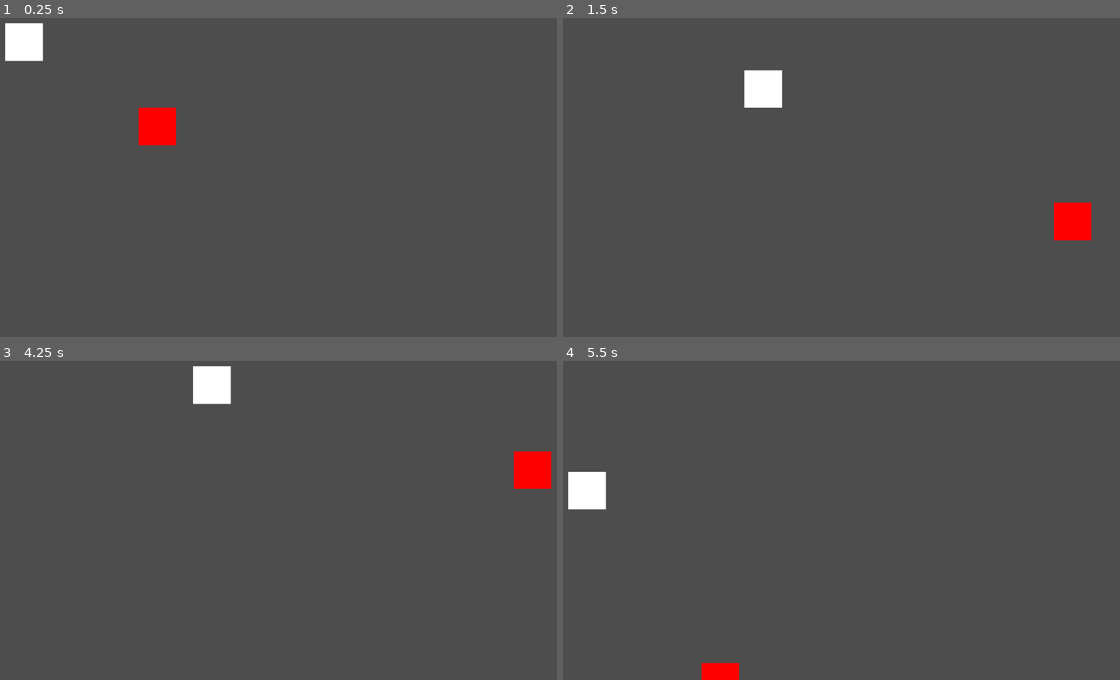
Above: before the commit, frames 1-4 (two rows, left to right).
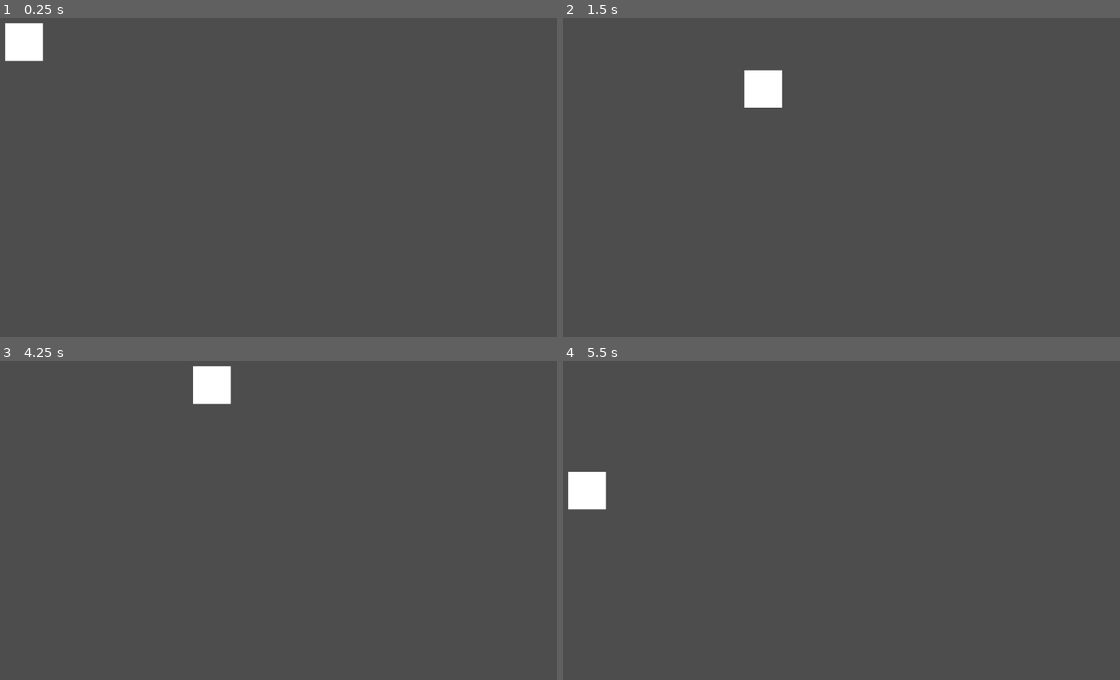
Above: after the commit, the same moments.

Repository: J-Abitria/2025-crimson-game-jam
Game: Godot game, scene res://PartyRoom.tscn
The game is run twice, just before and just after one commit, with the same random seed, the same clock (stepped at 60 frames per second) and the same inputs.
Inputs (mouse positions are in pixels of both pictures, inside the frame that each line leads up to):
- Up to frame 1 (0.25 s): no input
- Up to frame 2 (1.5 s): tap Enter at 0.5 s; move the mouse to (941, 126) at 0.52 s; hold D (moveRight) 0.53-1.28 s; tap E (interact, bound only after the commit) at 0.6 s; move the mouse to (657, 164) at 1.27 s; hold S (moveDown) from 1.28 s (still down); click (657, 164) at 1.35 s
- Up to frame 3 (4.25 s): tap E (interact, bound only after the commit) at 1.55, 2.1, 2.85, 3.8 s; move the mouse to (295, 405) at 2.02 s; release S (moveDown) at 2.03 s; hold D (moveRight) 2.03-2.78 s; move the mouse to (194, 565) at 2.77 s; hold W (moveUp) 2.78-3.53 s; move the mouse to (434, 546) at 3.52 s; press the mouse at (434, 546) at 3.53 s; hold A (moveLeft) from 3.53 s (still down)
- Up to frame 4 (5.5 s): move the mouse to (590, 434) at 4.27 s; release the mouse at (590, 434) at 4.28 s; tap E (interact, bound only after the commit) at 4.35, 5.1 s; move the mouse to (824, 488) at 5.02 s; release A (moveLeft) at 5.03 s; hold S (moveDown) from 5.03 s (still down)

The runs differ from the first frame. In frame 1, 0.8% of the frame differs, in the area x 24-32%, y 28-41%; in frame 2, 0.8%; in frame 3, 0.8%; in frame 4, 0.4%.

Commit message:
Added in scripts from development-james branch manually.

Diff:
--- a/2025-crimson-game-jam/PartyRoom.tscn
+++ b/2025-crimson-game-jam/PartyRoom.tscn
@@ -1,6 +1,7 @@
-[gd_scene load_steps=11 format=3 uid="uid://yoieidt4msl4"]
+[gd_scene load_steps=12 format=3 uid="uid://yoieidt4msl4"]
 
 [ext_resource type="Script" uid="uid://141yoj501ngr" path="res://Scripts/Player.gd" id="1_in1t5"]
+[ext_resource type="Script" uid="uid://cmbvptrqdaqep" path="res://Scripts/InteractionHitbox.gd" id="2_udgup"]
 
 [sub_resource type="Gradient" id="Gradient_in1t5"]
 offsets = PackedFloat32Array(1)
@@ -34,6 +35,7 @@
 [node name="Player" type="CharacterBody2D" parent="."]
 position = Vector2(227, 145)
 script = ExtResource("1_in1t5")
+speed = null
 
 [node name="Sprite2D" type="Sprite2D" parent="Player"]
 texture = SubResource("GradientTexture2D_udgup")
@@ -43,6 +45,7 @@
 shape = SubResource("RectangleShape2D_hxfrn")
 
 [node name="InteractionHitbox" type="Area2D" parent="Player"]
+script = ExtResource("2_udgup")
 
 [node name="Sprite2D" type="Sprite2D" parent="Player/InteractionHitbox"]
 texture = SubResource("GradientTexture2D_uxlj3")
--- /dev/null
+++ b/2025-crimson-game-jam/Scripts/GlobalSignals.gd
@@ -0,0 +1,7 @@
+class_name GlobalSignals extends Node
+
+@warning_ignore("unused_signal")
+signal promptNPC
+
+func _ready():
+	pass
--- /dev/null
+++ b/2025-crimson-game-jam/Scripts/InteractionHitbox.gd
@@ -0,0 +1,23 @@
+class_name InteractionHitbox extends Area2D
+
+var isEnabled: bool
+
+func enable():
+	isEnabled = true
+
+func disable():
+	isEnabled = false
+
+func _ready():
+	isEnabled = false
+
+func _physics_process(_delta):
+	if isEnabled:
+		var overlappingBodies = get_overlapping_bodies()
+
+		if overlappingBodies.size() > 0:
+			for body in overlappingBodies:
+				if body is NPC:
+					CustomSignals.promptNPC.emit()
+					disable()
+					break
--- /dev/null
+++ b/2025-crimson-game-jam/Scripts/NPCMovement.gd
@@ -0,0 +1,14 @@
+class_name NPC extends CharacterBody2D
+
+@export var npcSpeed: int = 100
+var pathData: PathFollow2D
+
+func _ready():
+	pathData = get_node("Path2D/PathFollow2D")
+	CustomSignals.promptNPC.connect(_on_prompted)
+
+func _physics_process(delta):
+	pathData.progress += npcSpeed * delta
+
+func _on_prompted():
+	print("Interaction Received")
--- a/2025-crimson-game-jam/Scripts/Player.gd
+++ b/2025-crimson-game-jam/Scripts/Player.gd
@@ -1,47 +1,34 @@
 class_name Player extends CharacterBody2D
 
-enum MOVE_DIRECTION { LEFT, RIGHT, UP, DOWN }
-
 @export var speed: int = 400
-var screenSize
-var currentDirection: MOVE_DIRECTION = MOVE_DIRECTION.UP
-var interactionHitbox: Node2D
+var interactionHitbox: InteractionHitbox
 
 func _ready():
-	screenSize = get_viewport_rect().size
 	interactionHitbox = get_node("InteractionHitbox")
-
-func _input(event):
-	if event is InputEventKey and not event.echo and event.is_pressed():
-		match event.keycode:
-			KEY_W:
-				currentDirection = MOVE_DIRECTION.UP
-				print("The new direction is up.")
-			KEY_A:
-				currentDirection = MOVE_DIRECTION.LEFT
-				print("The new direction is left.")
-			KEY_S:
-				currentDirection = MOVE_DIRECTION.DOWN
-				print("The new direction is down.")
-			KEY_D:
-				currentDirection = MOVE_DIRECTION.RIGHT
-				print("The new direction is right.")
-			_:
-				print("No valid direction for this input.")
+	interactionHitbox.visible = false
+	print("Interaction Hitbox Pos - X: %d Y: %d" % [interactionHitbox.position.x, interactionHitbox.position.y])
 
 func updateInteractionPosition():
-	match currentDirection:
-		MOVE_DIRECTION.UP:
-			interactionHitbox.position = Vector2(position.x, position.y - 1)
-		MOVE_DIRECTION.DOWN:
-			interactionHitbox.position = Vector2(position.x, position.y + 1)
-		MOVE_DIRECTION.LEFT:
-			interactionHitbox.position = Vector2(position.x - 1, position.y)
-		_:
-			interactionHitbox.position = Vector2(position.x + 1, position.y)
+	if velocity.x < 0:
+		interactionHitbox.position = Vector2(-70, 0)
+	elif velocity.x > 0:
+		interactionHitbox.position = Vector2(70, 0)
+	elif velocity.y < 0:
+		interactionHitbox.position = Vector2(0, -70)
+	elif velocity.y > 0:
+		interactionHitbox.position = Vector2(0, 70)
+
+func promptInteraction():
+	print("Interact Attempt")
+	interactionHitbox.visible = true
+	interactionHitbox.enable()
+	await get_tree().create_timer(0.1).timeout
+	interactionHitbox.visible = false
+	interactionHitbox.disable()
 
 func _process(_delta):
-	updateInteractionPosition()
+	if Input.is_action_just_pressed("interact"):
+		promptInteraction()
 
 func _physics_process(_delta):
 	velocity = Vector2.ZERO
@@ -58,3 +45,5 @@
 	if velocity.length() > 0:
 		velocity = velocity.normalized() * speed
 		move_and_slide()
+
+	updateInteractionPosition()
--- a/2025-crimson-game-jam/project.godot
+++ b/2025-crimson-game-jam/project.godot
@@ -19,6 +19,7 @@
 
 MusicManager="*res://Scripts/Autoloads/music_manager.gd"
 EventTrigger="*res://Scripts/Autoloads/event_trigger.gd"
+CustomSignals="*res://Scripts/GlobalSignals.gd"
 
 [debug]
 
@@ -51,3 +52,8 @@
 "events": [Object(InputEventMouseButton,"resource_local_to_scene":false,"resource_name":"","device":-1,"window_id":0,"a …(258 unchanged characters)…
 ]
 }
+interact={
+"deadzone": 0.2,
+"events": [Object(InputEventKey,"resource_local_to_scene":false,"resource_name":"","device":-1,"window_id":0,"alt_pressed":false,"shift_pressed":false,"ctrl_pressed":false,"meta_pressed":false,"pressed":false,"keycode":0,"physical_keycode":69,"key_label":0,"unicode":101,"location":0,"echo":false,"script":null)
+]
+}
Not shown, added: 2025-crimson-game-jam/Scripts/GlobalSignals.gd.uid
Not shown, added: 2025-crimson-game-jam/Scripts/InteractionHitbox.gd.uid
Not shown, added: 2025-crimson-game-jam/Scripts/NPCMovement.gd.uid
